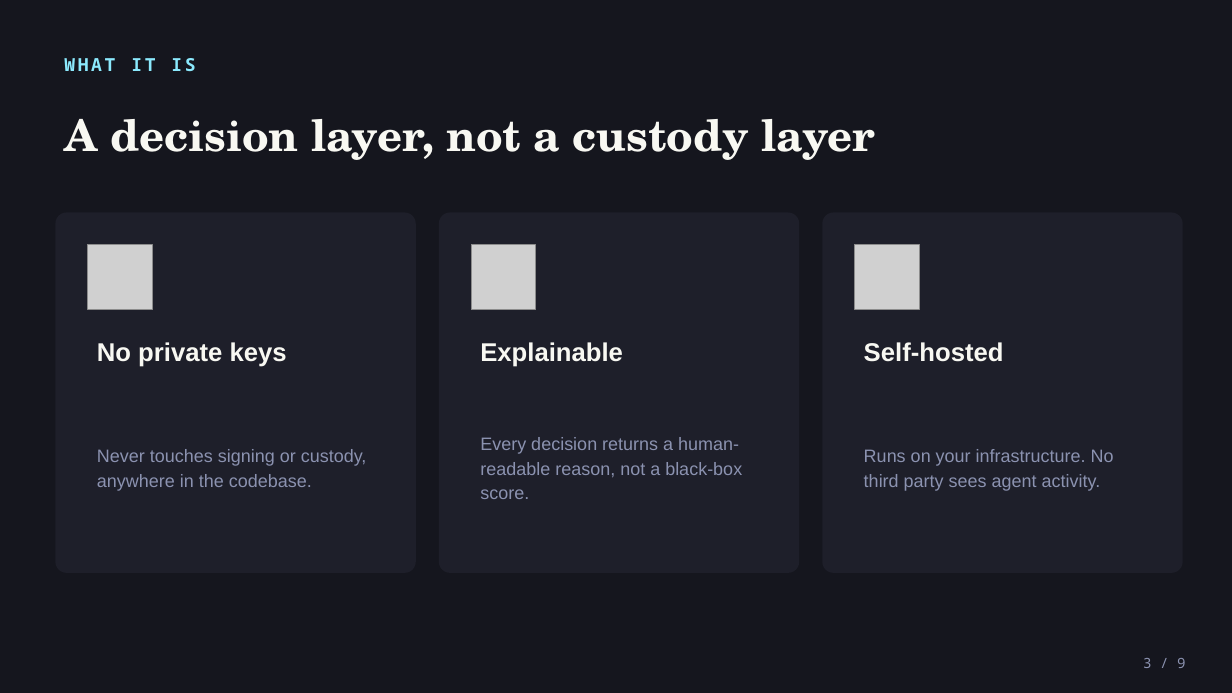
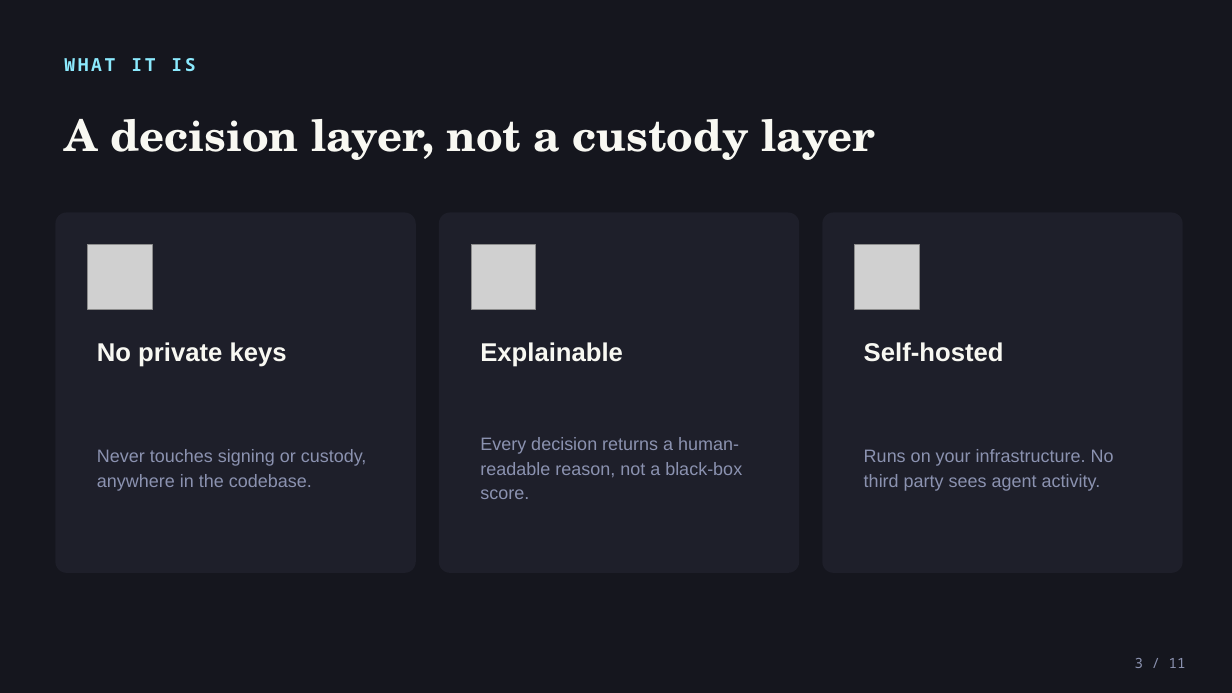
Before and after one commit to rudimentall1/agentic-wallet-guardian-v3, a slide deck: slide 3 of presentations/agentic-wallet-guardian-chainhack.pptx. Drawn at 1232x693 pixels with LibreOffice and Linux fonts; fonts in the diff are those of the drawing; grey boxes stand for pictures. Boxes give left, top, right and bottom in pixels: in the first picture for what was removed or moved away, otherwise in the second. Text is boxed around its words. In the diff, an @@ line names an element or a change of style, - is before the commit and + after.

```diff
--- a/presentations/agentic-wallet-guardian-chainhack.pptx
+++ b/presentations/agentic-wallet-guardian-chainhack.pptx
@@ text at <box>1135,658,1186,668</box>: text changed @@
-3 / 9
+3 / 11
```
Also in this commit, not shown: 6 other slides changed, 2 slides added.
